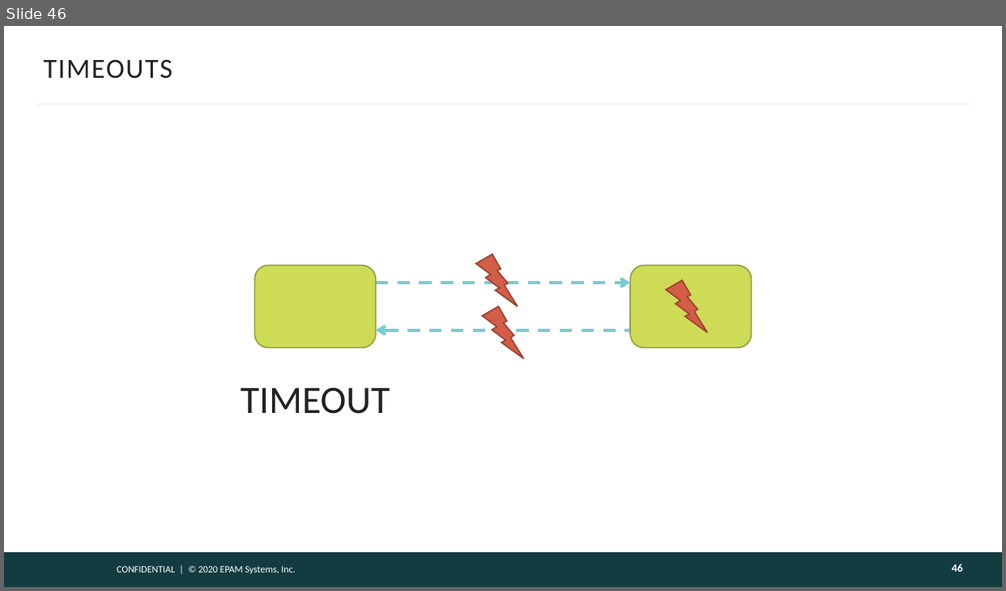
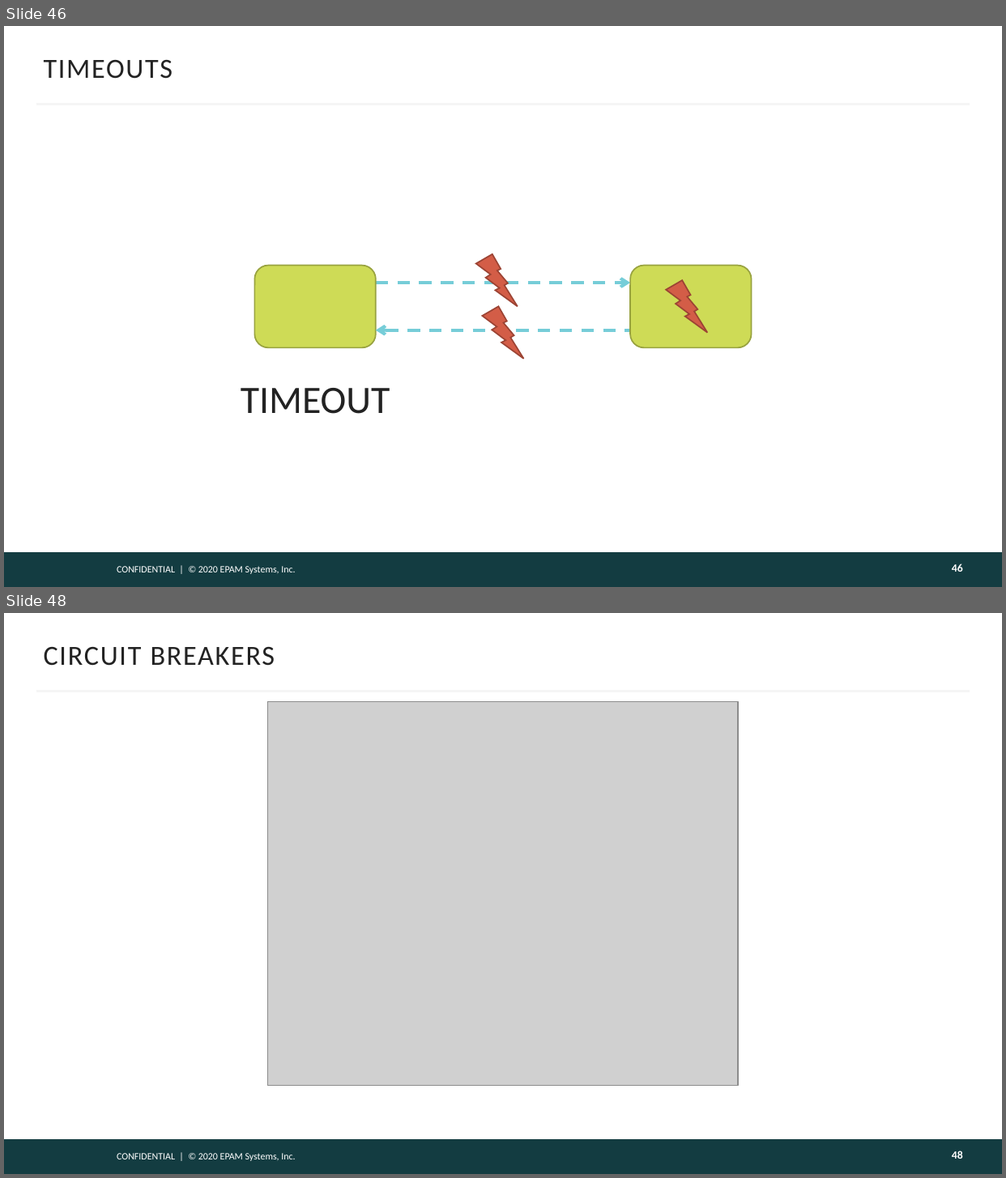
Before and after one commit to gitaroktato/introduction-to-microservices, a slide deck: lecture_3_microservice_patterns.pptx. Shown one above the other, each under a label of ours: slide 46 before the commit, slides 46 and 48 after it; the slides between them are not shown. The pictures are 1006x591 and 1006x1178 pixels, drawn with LibreOffice and Linux fonts; fonts in the diff are those of the drawing; grey boxes stand for pictures; background and template pictures are left out. Boxes give left, top, right and bottom in pixels: in the first picture for what was removed or moved away, otherwise in the second. Text is boxed around its words. In the diff, an @@ line names an element or a change of style, - is before the commit and + after.

```diff
--- a/lecture_3_microservice_patterns.pptx
+++ b/lecture_3_microservice_patterns.pptx
@@ slide 48 added at (x1=4, y1=613, x2=1002, y2=1174), background #FFFFFF; not listed: 3 template elements that a slide beside it also shows @@
@@ title added at (x1=44, y1=646, x2=275, y2=666), 20 pt, text #222222 @@
+CIRCUIT BREAKERS
@@ picture added at (x1=268, y1=702, x2=739, y2=1085) @@
@@ page number added at (x1=952, y1=1151, x2=963, y2=1159), 8 pt, text #FEFEFE, bold @@
+48
```
Also in this commit, not shown: 1 slide changed, 3 other slides added.
